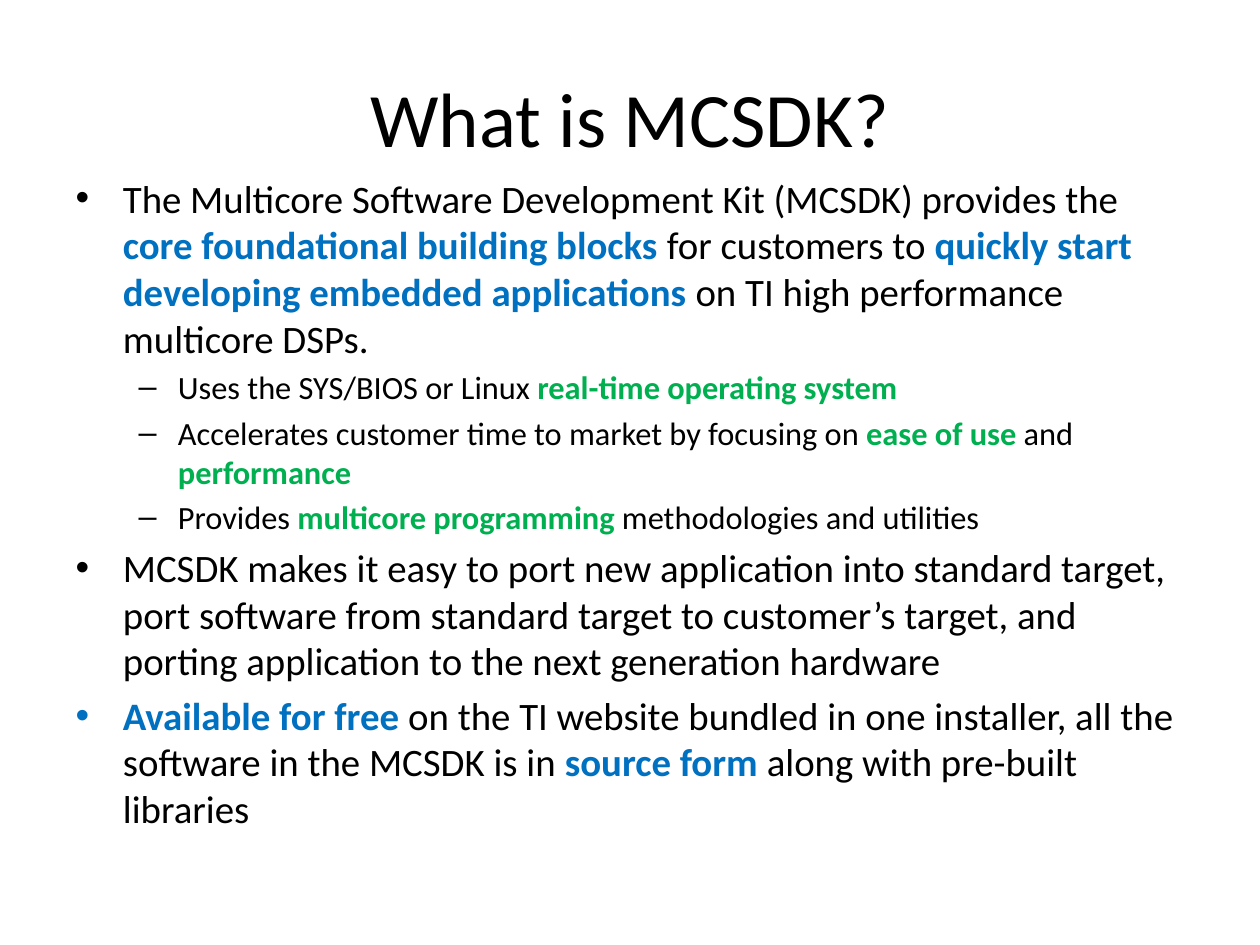
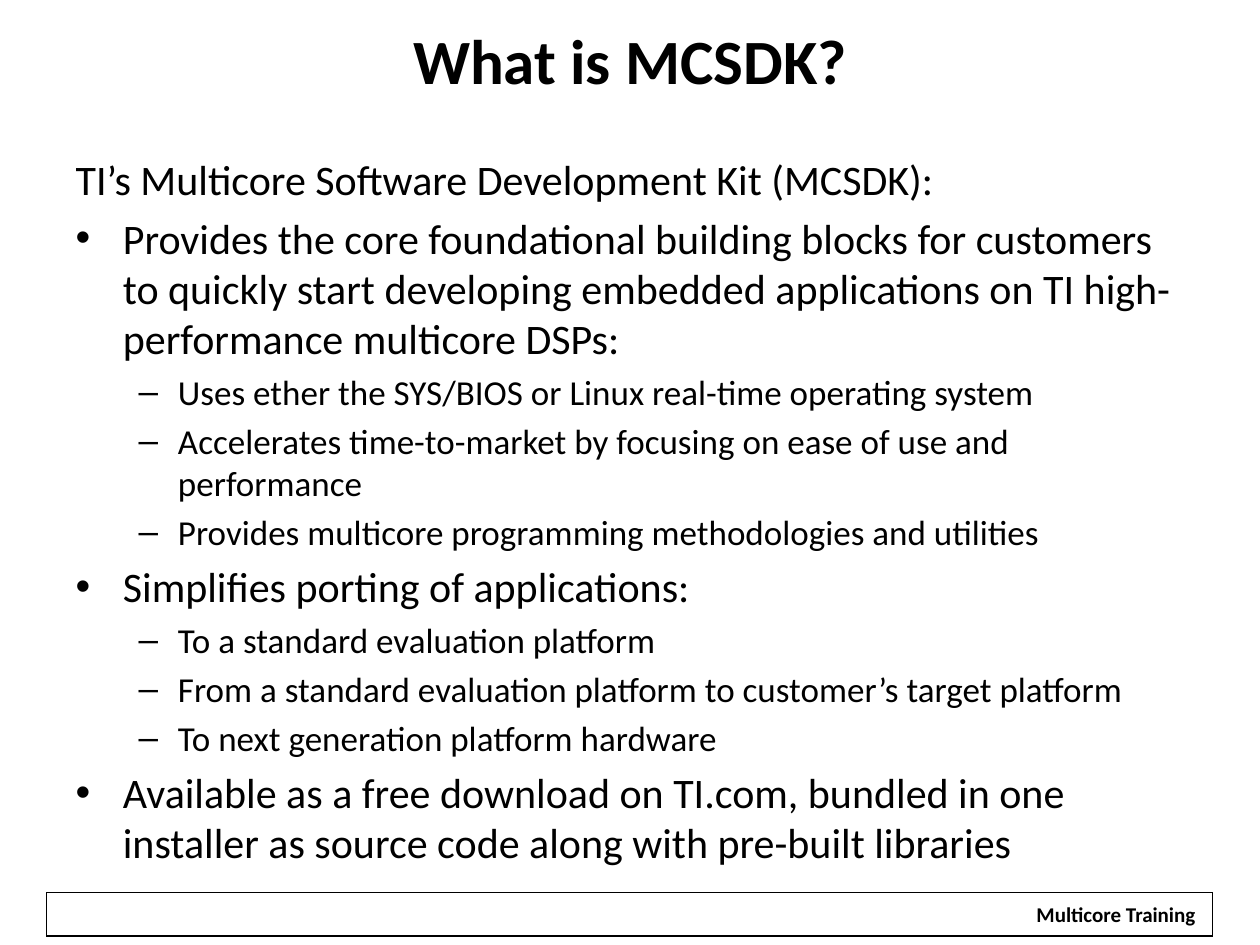
Before and after one commit to hari1989/keystone-workshop, a slide deck: slide 9 of preliminary/Introduction to KeyStone Software ECO.pptx. Drawn at 1260x945 pixels with LibreOffice and Linux fonts; fonts in the diff are those of the drawing; background and template pictures are left out. Boxes give left, top, right and bottom in pixels: in the first picture for what was removed or moved away, otherwise in the second. Text is boxed around its words. In the diff, an @@ line names an element or a change of style, - is before the commit and + after.

```diff
--- a/preliminary/Introduction to KeyStone Software ECO.pptx
+++ b/preliminary/Introduction to KeyStone Software ECO.pptx
@@ title "What is MCSDK?": place and size @@
-title "What is MCSDK?" at box(370, 93, 889, 148)
+title "What is MCSDK?" at box(413, 39, 846, 85)
@@ title "What is MCSDK?" at box(413, 39, 846, 85): size 44 to 36 pt, bold on @@
@@ text "TI’s Multicore Software Development Kit ...": place and size @@
-text "TI’s Multicore Software Development Kit ..." at box(123, 184, 1173, 824)
+text "TI’s Multicore Software Development Kit ..." at box(76, 164, 1170, 813)
@@ text at box(76, 164, 1170, 502): text changed; size 22.2 to 24 pt @@
-• The Multicore Software Development Kit (MCSDK) provides the core foundational building blocks for customers to quickly start developing embedded applications on TI high performance multicore DSPs.
-  – Uses the SYS/BIOS or Linux real-time operating system
-  – Accelerates customer time to market by focusing on ease of use and performance
+TI’s Multicore Software Development Kit (MCSDK):
+• Provides the core foundational building blocks for customers to quickly start developing embedded applications on TI high-performance multicore DSPs:
+  – Uses ether the SYS/BIOS or Linux real-time operating system
+  – Accelerates time-to-market by focusing on ease of use and performance
@@ text at box(178, 520, 1039, 551): size 18.5 to 20 pt in "Provides multicore programming methodologies and utilities"; text colour #00B050 to #000000, bold off in "multicore programming" @@
@@ text at box(123, 572, 1122, 813): text changed; size 22.2 to 24 pt @@
-• MCSDK makes it easy to port new application into standard target, port software from standard target to customer’s target, and porting application to the next generation hardware
-• Available for free on the TI website bundled in one installer, all the software in the MCSDK is in source form along with pre-built libraries
+• Simplifies porting of applications:
+  – To a standard evaluation platform
+  – From a standard evaluation platform to customer’s target platform
+  – To next generation platform hardware
+• Available as a free download on TI.com, bundled in one installer as source code along with pre-built libraries
@@ rectangle added at box(47, 892, 1213, 936), outline #000000 0.75 pt @@
@@ rectangle added at box(1023, 896, 1210, 934), fill #FFFFFF, 12 pt, text #000000, bold @@
+Multicore Training
```
Also in this commit, not shown: 12 other slides changed, 6 slides added, 4 slides removed.
